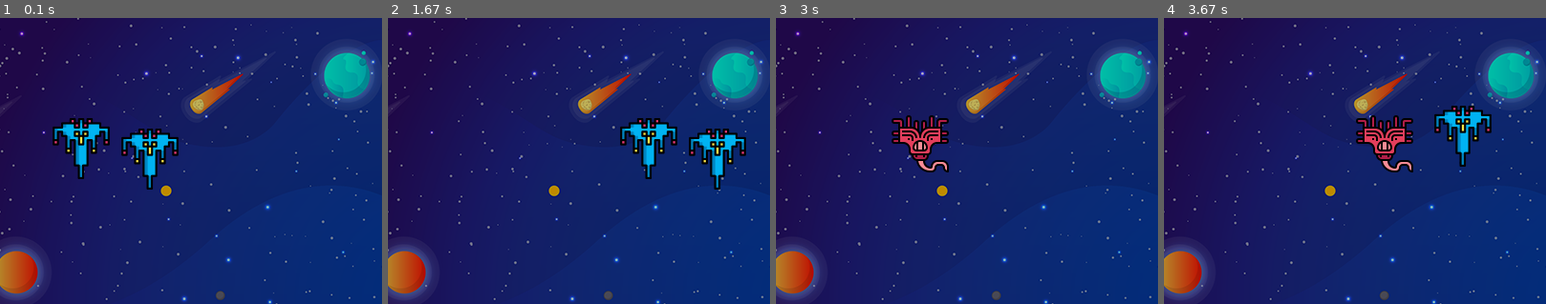
Above: before the commit, frames 1-4 (left to right).
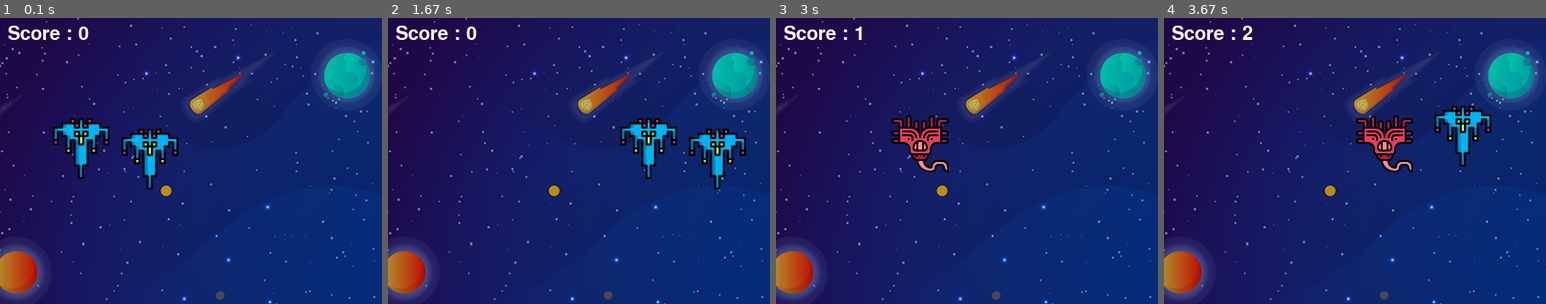
Above: after the commit, the same moments.

Repository: Rianone/Space-Invader-Game-With-Python-and-Pygame
Game: pygame game, started from main.py
Same seed, same stepped clock (60 frames per second), same inputs: the game is played once before the commit and once after it.
Inputs:
- Up to frame 1 (0.1 s): no input
- Up to frame 2 (1.67 s): tap Space at 0.33, 0.73, 1.03, 1.23, 1.53 s; hold Right 0.67-1.13 s; hold Right 1.17-1.63 s
- Up to frame 3 (3 s): hold Left 1.67-2.2 s; tap Space at 1.73, 2.03, 2.3, 2.6, 2.73 s; hold Left 2.23-2.63 s; hold Right from 2.67 s (still down)
- Up to frame 4 (3.67 s): tap Space at 3.03, 3.4 s; release Right at 3.3 s; hold Left from 3.33 s (still down)
The pictures show only the part of the screen within x 1-51%, y 1-51%; the shares and areas given below are measured in that part.

The runs differ from the first frame. In frame 1, 0.5% of the frame differs, in the area x 2-24%, y 2-8%; in frame 2, 0.5%; in frame 3, 0.4%; in frame 4, 0.5%.

Commit message:
Added bg music, sounds and score text

Diff:
--- a/main.py
+++ b/main.py
@@ -17,6 +17,10 @@
 
 # Background
 background = pygame.image.load("background.png")
+
+# Background Sound
+pygame.mixer.music.load('background.wav')
+pygame.mixer.music.play(-1)
 
 # Player image info
 playerImg = pygame.image.load("spaceship.png")
@@ -49,8 +53,12 @@
 # Fire - Bullet currently moving
 bullet_state = "ready"
 
-#score variable
-score = 0
+# Score
+score_value = 0
+font = pygame.font.Font("Poppins-Light.ttf", 30)
+textX = 15
+textY = 15
+
 
 # Inserting player
 def player(x, y):
@@ -78,6 +86,11 @@
         return False
 
 
+def showScore(x, y):
+    score = font.render("Score : " + str(score_value), True, (255, 255, 255))
+    screen.blit(score, (x, y))
+
+
 # Game loop
 while running:
     # Screen fill, rgb values
@@ -97,6 +110,8 @@
                 playerX_change = 4
             if event.key == pygame.K_SPACE:
                 if bullet_state == "ready":
+                    bullet_sound = pygame.mixer.Sound("laser.wav")
+                    bullet_sound.play()
                     # Getting the current X coordinate of the spaceship
                     bulletX = playerX
                     fire_bullet(bulletX, bulletY)
@@ -132,11 +147,12 @@
         if collision:
             bulletY = 480
             bullet_state = "ready"
-            score += 1
-            print(score)
+            score_value += 1
             enemyImg[i] = pygame.image.load("alien" + str(random.randint(1, 4)) + ".png")
             enemyX[i] = random.randint(0, 735)
             enemyY[i] = random.randint(50, 150)
+            collision_sound = pygame.mixer.Sound("explosion.wav")
+            collision_sound.play()
 
         # Adding enemy
         enemy(enemyX[i], enemyY[i], i)
@@ -149,9 +165,10 @@
         fire_bullet(bulletX, bulletY)
         bulletY -= bulletY_change
 
-
     # Adding player
     player(playerX, playerY)
 
+    # Show score
+    showScore(textX,textY)
 
     pygame.display.update()
Not shown, added: background.wav
Not shown, added: explosion.wav
Not shown, added: laser.wav
